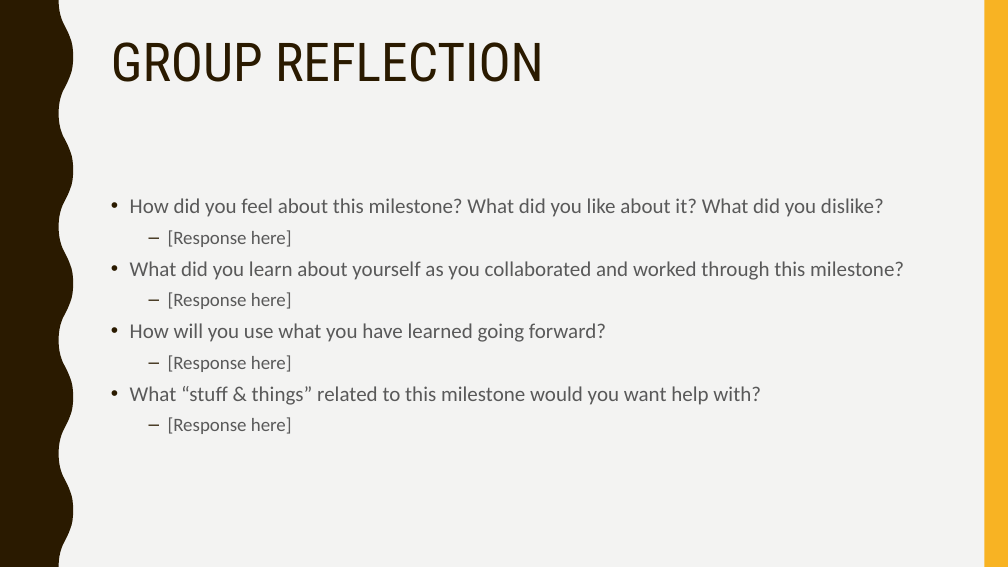
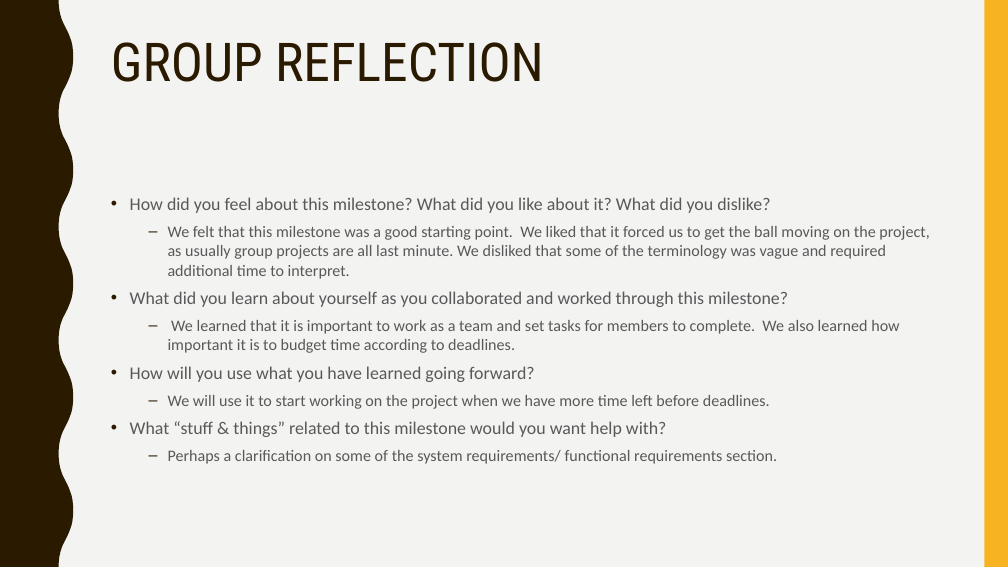
Before and after one commit to alpacamusical/Project-ENSE-374, a slide deck: slide 8 of Milestone 1.ppt. Drawn at 1008x567 pixels with LibreOffice and Linux fonts; fonts in the diff are those of the drawing. Boxes give left, top, right and bottom in pixels: in the first picture for what was removed or moved away, otherwise in the second. Text is boxed around its words. In the diff, an @@ line names an element or a change of style, - is before the commit and + after.

Commit message:
New Milestone 1 - almost done?

```diff
--- a/Milestone 1.ppt
+++ b/Milestone 1.ppt
@@ text at bbox=[130, 197, 788, 437]: size 20 to 17 pt in "How did you feel about this milestone? ...", "What did you learn about yourself as ...", "How will you use what you have ...", "What “stuff & things” related to this ..." @@
@@ text at bbox=[168, 226, 929, 279]: text changed; size 18 to 15.3 pt @@
-  – [Response here]
+  – We felt that this milestone was a good starting point. We liked that it forced us to get the ball moving on the project, as usually group projects are all last minute. We disliked that some of the terminology was vague and required additional time to interpret.
@@ text at bbox=[168, 320, 899, 353]: text changed; size 18 to 15.3 pt @@
-  – [Response here]
+  – We learned that it is important to work as a team and set tasks for members to complete. We also learned how important it is to budget time according to deadlines.
@@ text at bbox=[168, 395, 770, 409]: text changed; size 18 to 15.3 pt @@
-  – [Response here]
+  – We will use it to start working on the project when we have more time left before deadlines.
@@ text at bbox=[168, 450, 777, 464]: text changed; size 18 to 15.3 pt @@
-  – [Response here]
+  – Perhaps a clarification on some of the system requirements/ functional requirements section.
```
Also in this commit, not shown: 3 other slides changed, 1 slide added, 1 slide removed.
